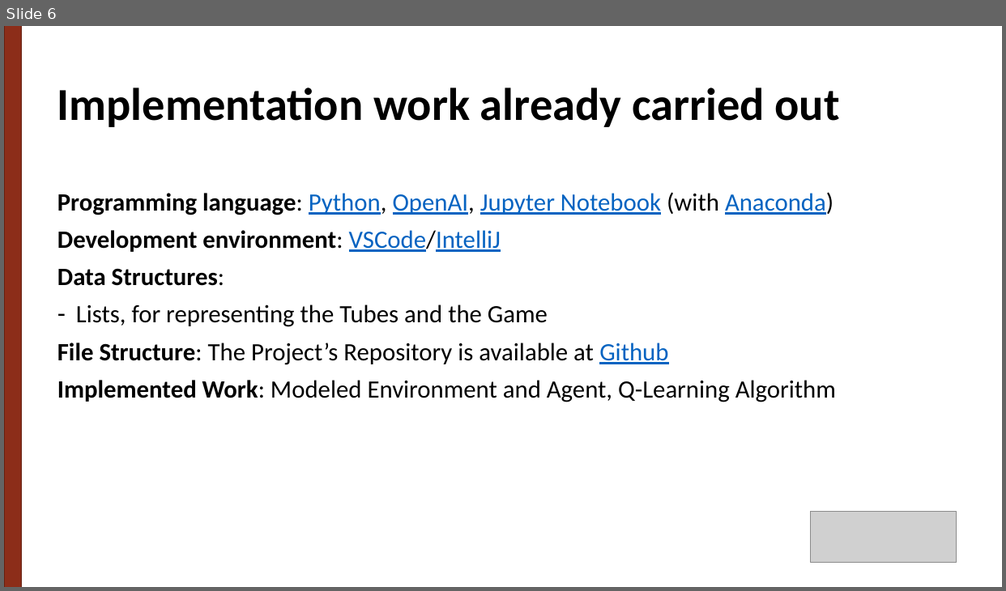
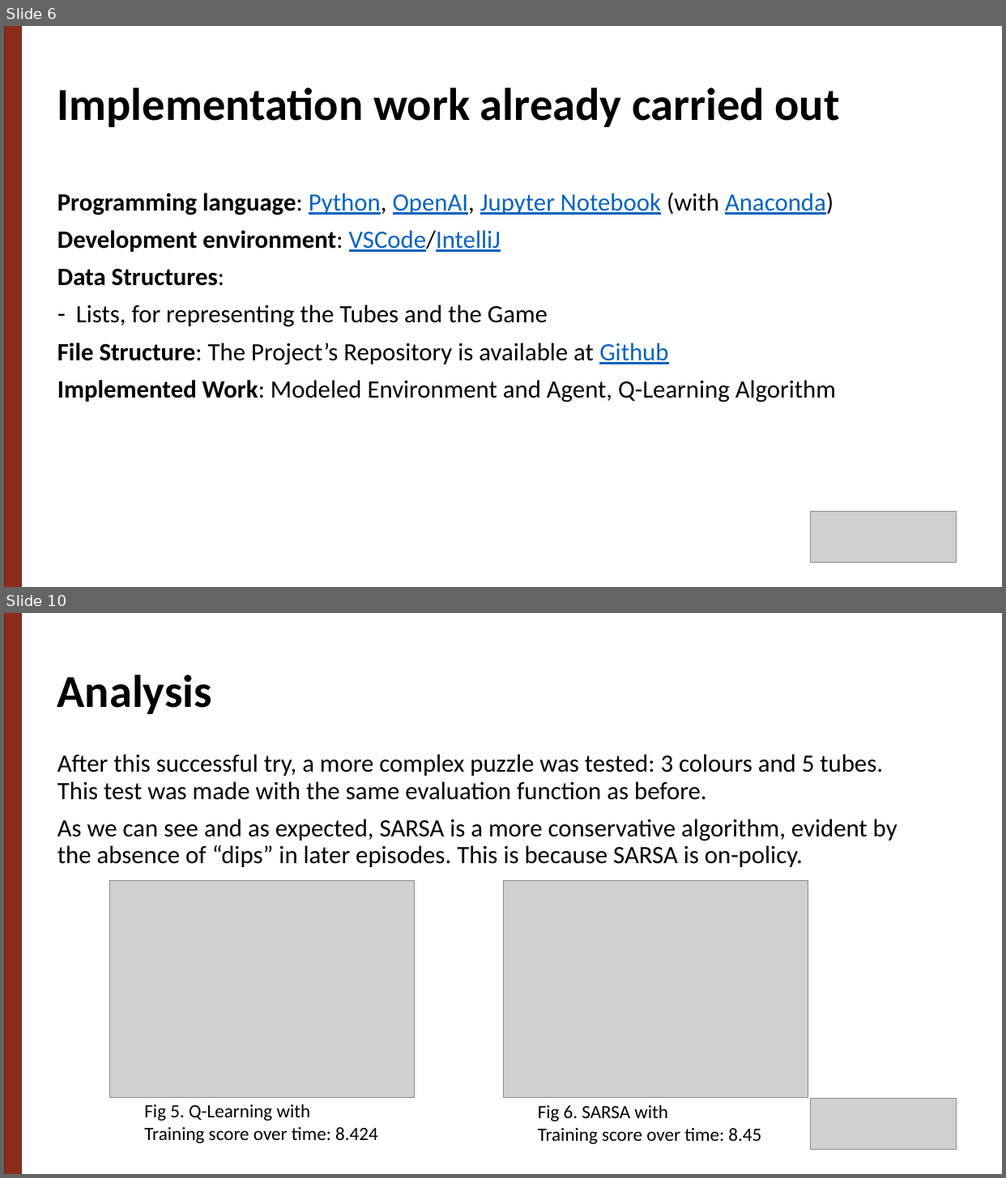
Before and after one commit to g-batalhao-a/IART, a slide deck: Project2/docs/Ball Sort Puzzle.pptx. Shown one above the other, each under a label of ours: slide 6 before the commit, slides 6 and 10 after it; the slides between them are not shown. The pictures are 1006x591 and 1006x1178 pixels, drawn with LibreOffice and Linux fonts; fonts in the diff are those of the drawing; grey boxes stand for pictures. Boxes give left, top, right and bottom in pixels: in the first picture for what was removed or moved away, otherwise in the second. Text is boxed around its words. In the diff, an @@ line names an element or a change of style, - is before the commit and + after.

```diff
--- a/Project2/docs/Ball Sort Puzzle.pptx
+++ b/Project2/docs/Ball Sort Puzzle.pptx
@@ slide 10 added at box(4, 613, 1002, 1174), background #FFFFFF @@
@@ rectangle added at box(4, 613, 22, 1174), fill #8C2D19, outline #682112 1 pt @@
@@ text added at box(57, 675, 212, 714), 44 pt, text #000000, bold @@
+Analysis
@@ text added at box(57, 754, 897, 867), 24 pt, text #000000 @@
+After this successful try, a more complex puzzle was tested: 3 colours and 5 tubes. This test was made with the same evaluation function as before.
+As we can see and as expected, SARSA is a more conservative algorithm, evident by the absence of “dips” in later episodes. This is because SARSA is on-policy.
@@ picture added at box(109, 881, 414, 1099) @@
@@ picture added at box(503, 881, 808, 1099) @@
@@ text added at box(144, 1105, 378, 1144), 18 pt, text #000000 @@
+Fig 5. Q-Learning with
+Training score over time: 8.424
@@ text added at box(538, 1105, 761, 1144), 18 pt, text #000000 @@
+Fig 6. SARSA with
+Training score over time: 8.45
@@ picture added at box(811, 1099, 957, 1149) @@
```
Also in this commit, not shown: 2 slides changed, 4 other slides added, 3 other files.
